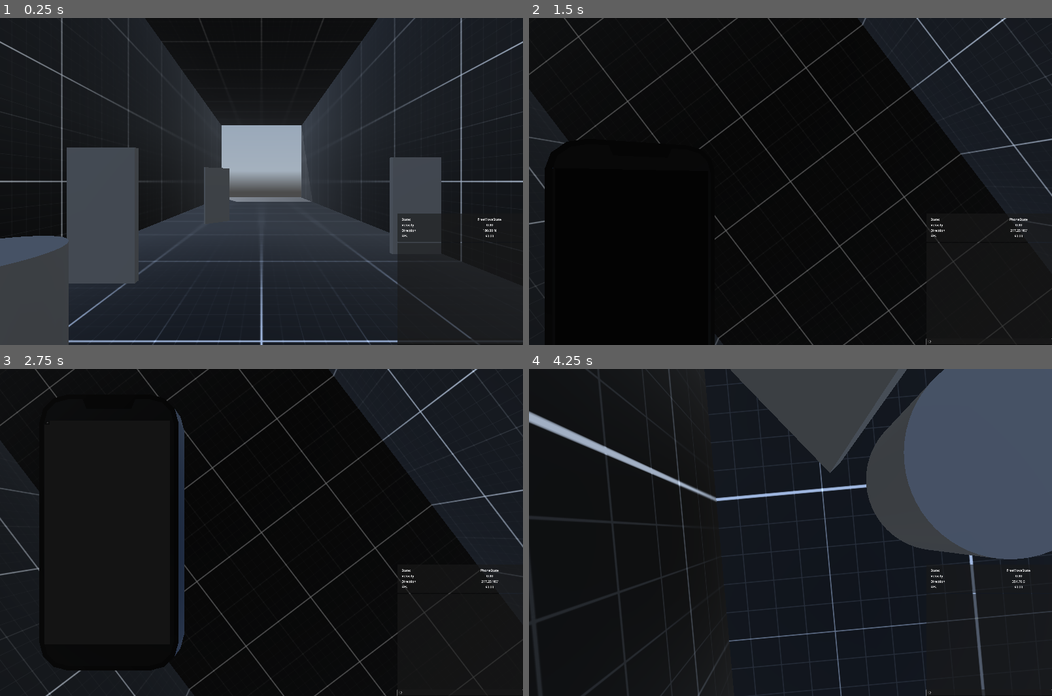
Above: before the commit, frames 1-4 (two rows, left to right).
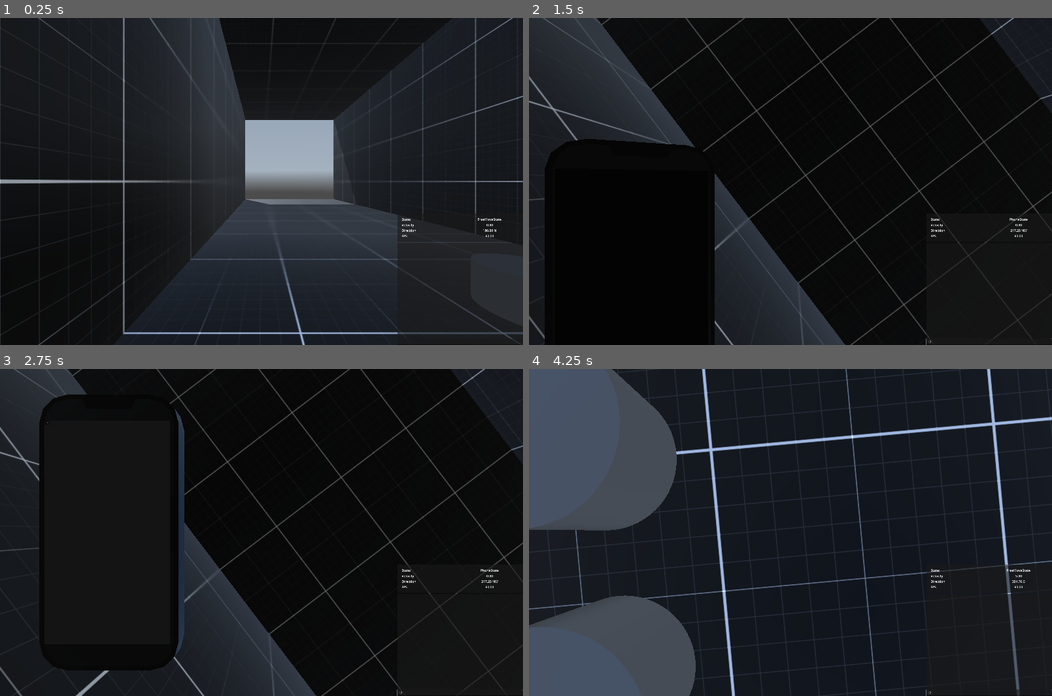
Above: after the commit, the same moments.

Repository: LucasMc17/One-Man-s-Trash
Game: Godot game, scene res://levels/root.tscn
Two runs of this game, one before a commit and one after it. Both use one fixed random seed, a clock stepped at 60 frames per second and the inputs below. A sky picture missing from this copy of the repository is replaced by a grey-blue gradient.
Inputs (mouse positions are in pixels of both pictures, inside the frame that each line leads up to):
- Up to frame 1 (0.25 s): no input
- Up to frame 2 (1.5 s): click (989, 341) at 0.52 s; type "12" at 0.6 s; tap Enter at 1.25 s; move the mouse to (816, 181) at 1.27 s; hold W (move_forward) from 1.28 s (still down); hold Tab (phone) from 1.28 s (still down); click (816, 181) at 1.42 s
- Up to frame 3 (2.75 s): release W (move_forward) at 2 s; release Tab (phone) at 2 s; drag from (460, 643) to (235, 597) at 2.02 s
- Up to frame 4 (4.25 s): move the mouse to (842, 460) at 2.77 s; hold D (move_right) 2.78-3.53 s; hold Tab (phone) 2.78-3.53 s; move the mouse to (785, 539) at 3.52 s; hold W (move_forward) from 3.53 s (still down); tap Space (space) at 3.6 s; click (785, 539) at 3.67 s

The runs differ from the first frame. In frame 1, 29% of the frame differs, in the area x 0-100%, y 0-100%; in frame 2, 22%; in frame 3, 18%; in frame 4, 48%.

Commit message:
new layout

Diff:
--- a/levels/root.tscn
+++ b/levels/root.tscn
@@ -1,17 +1,16 @@
-[gd_scene load_steps=7 format=3 uid="uid://b2m4463t40ea1"]
+[gd_scene load_steps=5 format=3 uid="uid://b2m4463t40ea1"]
 
 [ext_resource type="PackedScene" uid="uid://dp1q3ngso06dk" path="res://scenes/player/player.tscn" id="1_06ee0"]
 [ext_resource type="PackedScene" uid="uid://bquo2sra7l7e6" path="res://scenes/envs/daytime_env.tscn" id="2_8knpd"]
 [ext_resource type="PackedScene" uid="uid://brwpkrrtos4o5" path="res://debug/debug_block.tscn" id="3_fna0s"]
 [ext_resource type="PackedScene" uid="uid://bo47ph4exyenq" path="res://scenes/chairs/debug_chair_01.tscn" id="4_70sce"]
-[ext_resource type="PackedScene" uid="uid://b4wiafg7du3fc" path="res://scenes/chairs/debug_chair_02.tscn" id="4_h8gg8"]
-[ext_resource type="PackedScene" uid="uid://8t3idewsxgn6" path="res://scenes/doors/debug_door_01.tscn" id="6_i14i6"]
 
 [node name="Node3D" type="Node3D"]
 
 [node name="DaytimeEnv" parent="." instance=ExtResource("2_8knpd")]
 
 [node name="Player" parent="." instance=ExtResource("1_06ee0")]
+transform = Transform3D(1, 0, 0, 0, 1, 0, 0, 0, 1, -2.38761, 0, -1.89277)
 
 [node name="Geometry" type="Node3D" parent="."]
 
@@ -35,43 +34,28 @@
 transform = Transform3D(1, 0, 0, 0, 1, 0, 0, 0, 1, 0, 3.5, 20.3)
 size = Vector3(8, 7, 0.5)
 
+[node name="DebugBlock" parent="Geometry" instance=ExtResource("3_fna0s")]
+transform = Transform3D(1, 0, 0, 0, 1, 0, 0, 0, 1, 2, 0.5, 0)
+size = Vector3(1, 1, 10)
+
 [node name="Seats" type="Node3D" parent="."]
 
-[node name="DebugChair02" parent="Seats" instance=ExtResource("4_h8gg8")]
-transform = Transform3D(1, 0, 0, 0, 1, 0, 0, 0, 1, 1.76738, 0, 1.24926)
+[node name="DebugChair01" parent="Seats" instance=ExtResource("4_70sce")]
+transform = Transform3D(1, 0, 0, 0, 1, 0, 0, 0, 1, 0.744456, 0, 0)
 
-[node name="DebugChair03" parent="Seats" instance=ExtResource("4_h8gg8")]
-transform = Transform3D(1, 0, 0, 0, 1, 0, 0, 0, 1, -1.99714, 0, -1.46111)
+[node name="DebugChair04" parent="Seats" instance=ExtResource("4_70sce")]
+transform = Transform3D(1, 0, 0, 0, 1, 0, 0, 0, 1, 0.744456, 0, -1.46479)
 
-[node name="DebugChair04" parent="Seats" instance=ExtResource("4_h8gg8")]
-transform = Transform3D(1, 0, 0, 0, 1, 0, 0, 0, 1, -1.98065, -4.76837e-07, 7.20473)
+[node name="DebugChair05" parent="Seats" instance=ExtResource("4_70sce")]
+transform = Transform3D(1, 0, 0, 0, 1, 0, 0, 0, 1, 0.744456, 0, -2.77926)
 
-[node name="DebugChair05" parent="Seats" instance=ExtResource("4_h8gg8")]
-transform = Transform3D(1, 0, 0, 0, 1, 0, 0, 0, 1, 0.822202, -4.76837e-07, 9.79725)
+[node name="DebugChair06" parent="Seats" instance=ExtResource("4_70sce")]
+transform = Transform3D(1, 0, 0, 0, 1, 0, 0, 0, 1, 0.744456, 0, -4.36483)
 
-[node name="DebugChair" parent="Seats" instance=ExtResource("4_70sce")]
-transform = Transform3D(1, 0, 0, 0, 1, 0, 0, 0, 1, 2.18778, 0, 0)
+[node name="DebugChair02" parent="Seats" instance=ExtResource("4_70sce")]
+transform = Transform3D(1, 0, 0, 0, 1, 0, 0, 0, 1, 0.744456, 0, 1.46014)
 
-[node name="DebugChair2" parent="Seats" instance=ExtResource("4_70sce")]
-transform = Transform3D(1, 0, 0, 0, 1, 0, 0, 0, 1, 1.8982, 0, 3.57913)
-
-[node name="DebugChair3" parent="Seats" instance=ExtResource("4_70sce")]
-transform = Transform3D(1, 0, 0, 0, 1, 0, 0, 0, 1, 2.4102, 0, 7.19633)
+[node name="DebugChair03" parent="Seats" instance=ExtResource("4_70sce")]
+transform = Transform3D(1, 0, 0, 0, 1, 0, 0, 0, 1, 0.744456, 0, 2.97665)
 
 [node name="Doors" type="Node3D" parent="."]
-
-[node name="DebugDoor01" parent="Doors" instance=ExtResource("6_i14i6")]
-transform = Transform3D(1, 0, 0, 0, 1, 0, 0, 0, 1, 3.20288, 0, -4.43543)
-is_locked = false
-
-[node name="DebugDoor02" parent="Doors" instance=ExtResource("6_i14i6")]
-transform = Transform3D(1, 0, 0, 0, 1, 0, 0, 0, 1, -2.36421, 0, -3.18193)
-is_locked = false
-
-[node name="DebugDoor03" parent="Doors" instance=ExtResource("6_i14i6")]
-transform = Transform3D(0.761493, 0, 0.648173, 0, 1, 0, -0.648173, 0, 0.761493, -1.63371, 0, -7.8507)
-is_locked = false
-
-[node name="DebugDoor04" parent="Doors" instance=ExtResource("6_i14i6")]
-transform = Transform3D(0.626604, 0, -0.779338, 0, 1, 0, 0.779338, 0, 0.626604, 3.21019, 0, 0.535458)
-is_locked = false
--- a/scenes/doors/debug_door_01.tscn
+++ b/scenes/doors/debug_door_01.tscn
@@ -9,7 +9,7 @@
 size = Vector3(1, 2, 0.1)
 
 [node name="DebugDoor01" instance=ExtResource("1_ljxpf")]
-is_locked = null
+is_locked = false
 is_open = false
 open_degrees = 90.0
 mesh = SubResource("BoxMesh_ljxpf")
--- a/scenes/doors/door.tscn
+++ b/scenes/doors/door.tscn
@@ -10,9 +10,6 @@
 
 [node name="Door" type="Node3D"]
 script = ExtResource("1_vl1pl")
-is_locked = null
-is_open = null
-open_degrees = null
 
 [node name="DoorBody" type="AnimatableBody3D" parent="."]
 unique_name_in_owner = true
